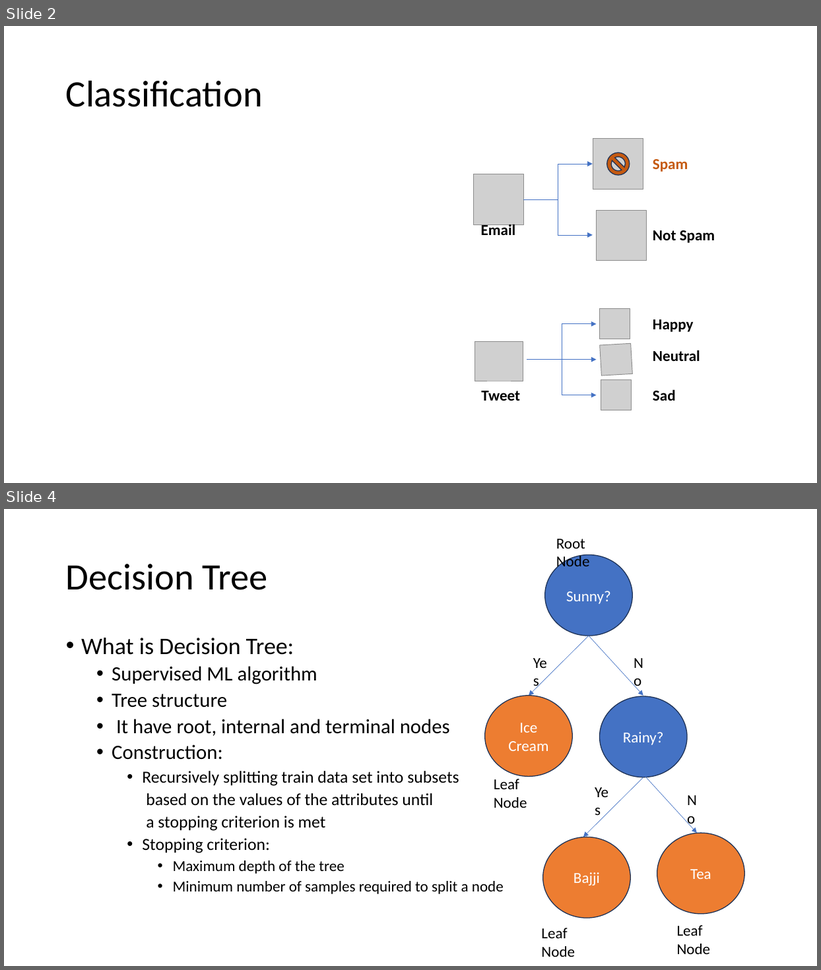
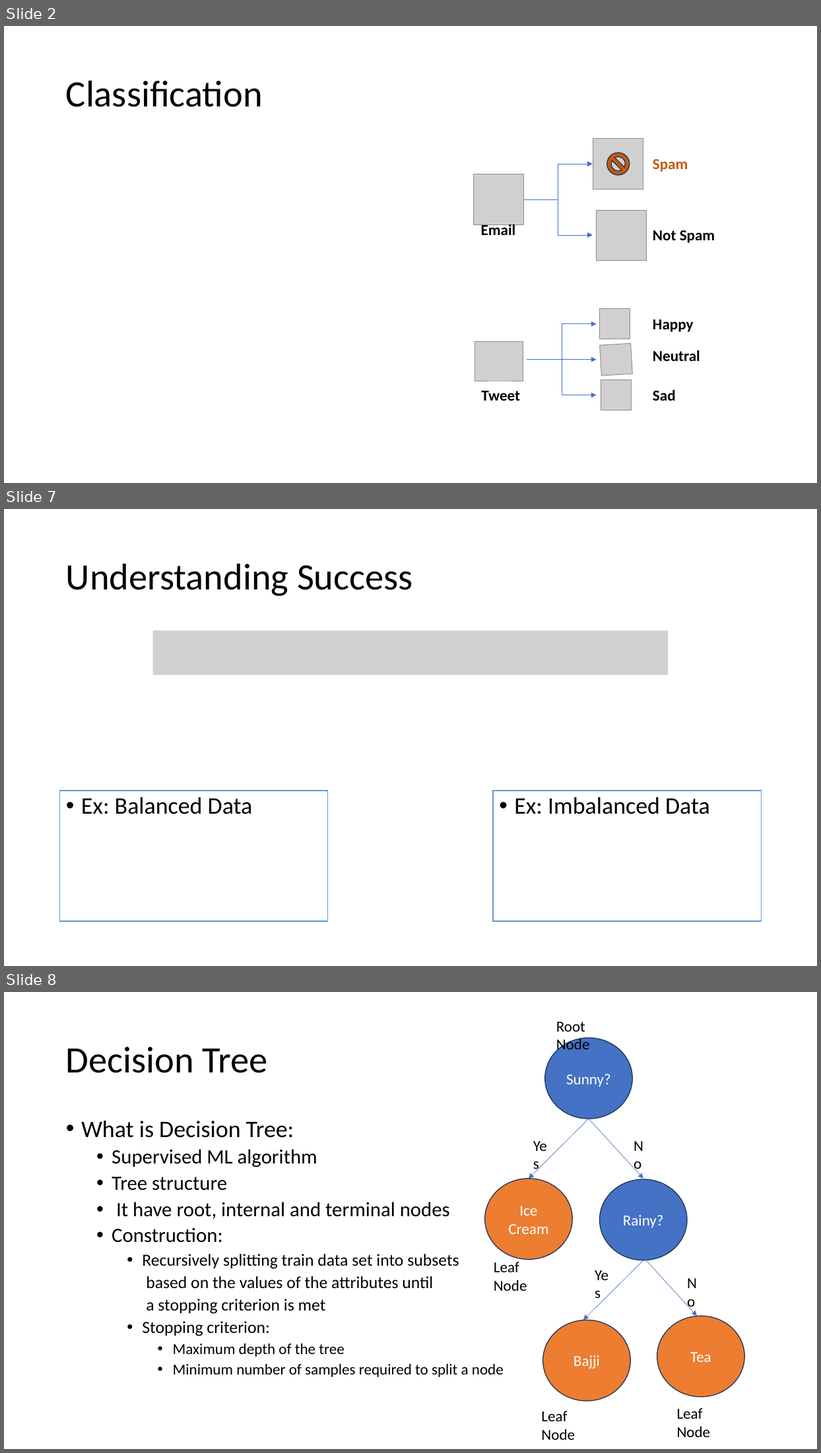
Before and after one commit to meenakshsundaram/AIML, a slide deck: DecisionTrees/DecisionTrees.pptx. Shown one above the other, each under a label of ours: slides 2 and 4 before the commit, slides 2, 7 and 8 after it; the slides between them are not shown. The pictures are 821x970 and 821x1453 pixels, drawn with LibreOffice and Linux fonts; fonts in the diff are those of the drawing; grey boxes stand for pictures. Boxes give left, top, right and bottom in pixels: in the first picture for what was removed or moved away, otherwise in the second. Text is boxed around its words. In the diff, an @@ line names an element or a change of style, - is before the commit and + after.

Commit message:
Added examples of the behavior of Accuracy in unbalanced and balanced data

```diff
--- a/DecisionTrees/DecisionTrees.pptx
+++ b/DecisionTrees/DecisionTrees.pptx
@@ slide 7 added at (4,509,817,966), background #FFFFFF @@
@@ title added at (66,563,413,596), 44 pt, text #000000 @@
+Understanding Success
@@ picture added at (153,631,668,675) @@
@@ rectangle added at (60,791,329,921), fill #FFFFFF, outline #5B9BD5 1 pt, 28 pt, text #000000 @@
+• Ex: Balanced Data
@@ rectangle added at (493,791,762,921), fill #FFFFFF, outline #5B9BD5 1 pt, 28 pt, text #000000 @@
+• Ex: Imbalanced Data
@@ what was slide 4 is now slide 8 @@
```
Also in this commit, not shown: 1 slide changed, 3 other slides added.
